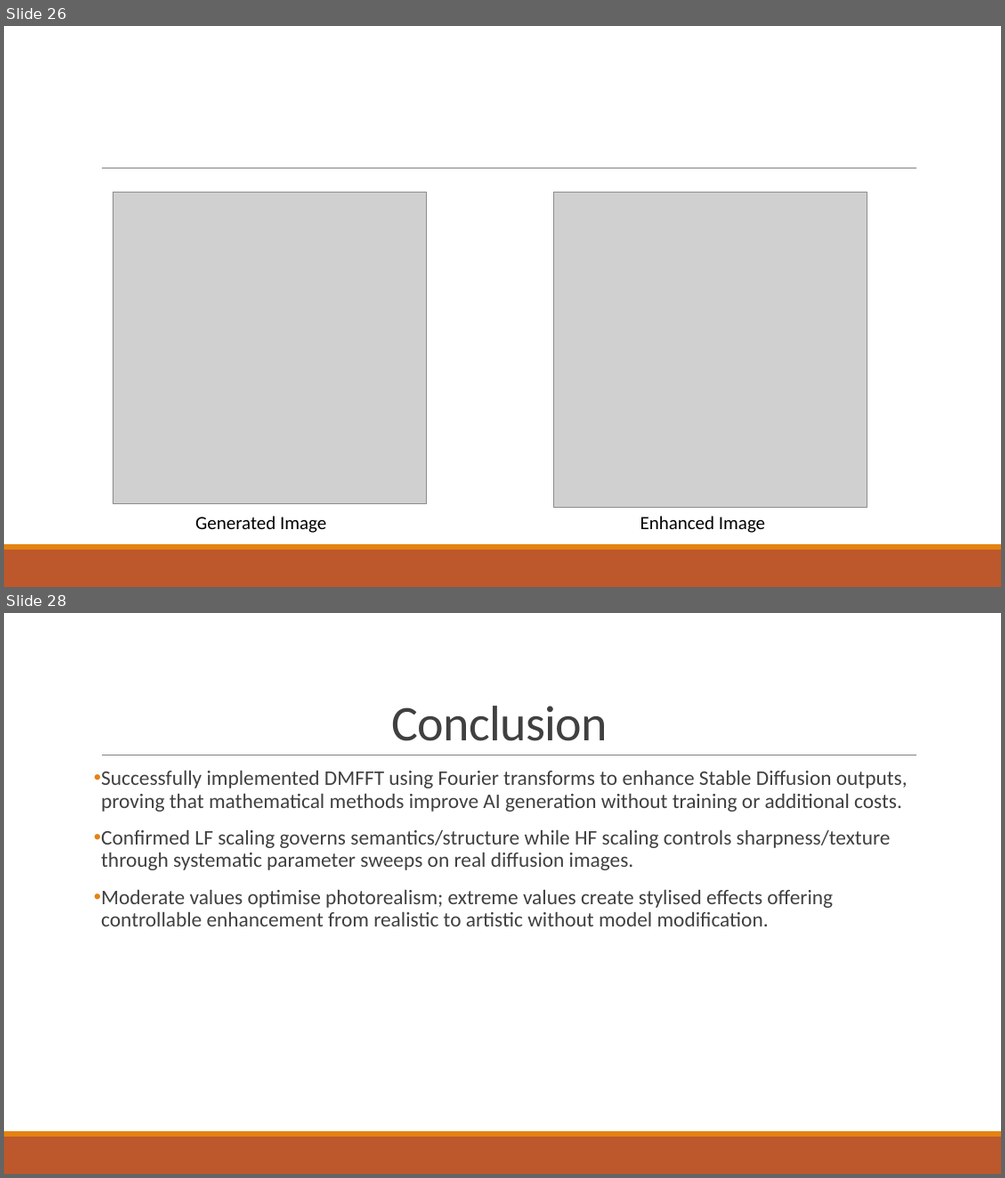
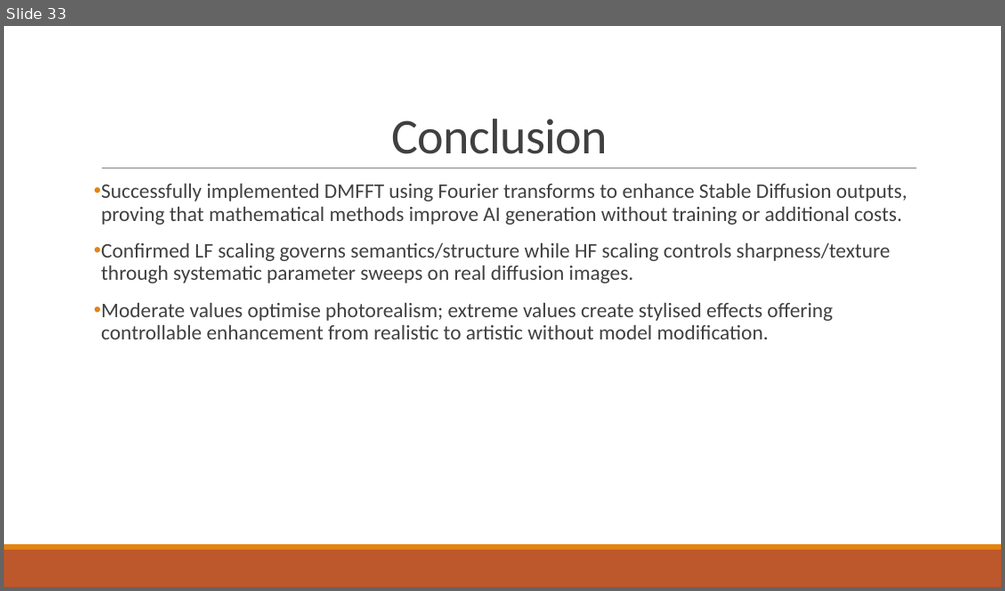
Before and after one commit to mithulpranav24/D13_MFC4_DMFFT, a slide deck: docs/Presentation.pptx. Shown one above the other, each under a label of ours: slides 26 and 28 before the commit, slide 33 after it; the slides between them are not shown. The pictures are 1005x1178 and 1005x591 pixels, drawn with LibreOffice and Linux fonts; fonts in the diff are those of the drawing; grey boxes stand for pictures. Boxes give left, top, right and bottom in pixels: in the first picture for what was removed or moved away, otherwise in the second. Text is boxed around its words. In the diff, an @@ line names an element or a change of style, - is before the commit and + after.

```diff
--- a/docs/Presentation.pptx
+++ b/docs/Presentation.pptx
@@ slide 26 removed at (4, 26, 1001, 587), background #FFFFFF; not listed: 3 template elements that a slide beside it also shows @@
@@ picture removed at (113, 192, 427, 504) @@
@@ picture removed at (554, 192, 867, 507) @@
@@ text removed at (195, 516, 326, 532) @@
-Generated Image
@@ text removed at (640, 516, 765, 532) @@
-Enhanced Image
@@ what was slide 28 is now slide 33 @@
```
Also in this commit, not shown: 1 slide changed, 13 slides added, 7 other slides removed.
